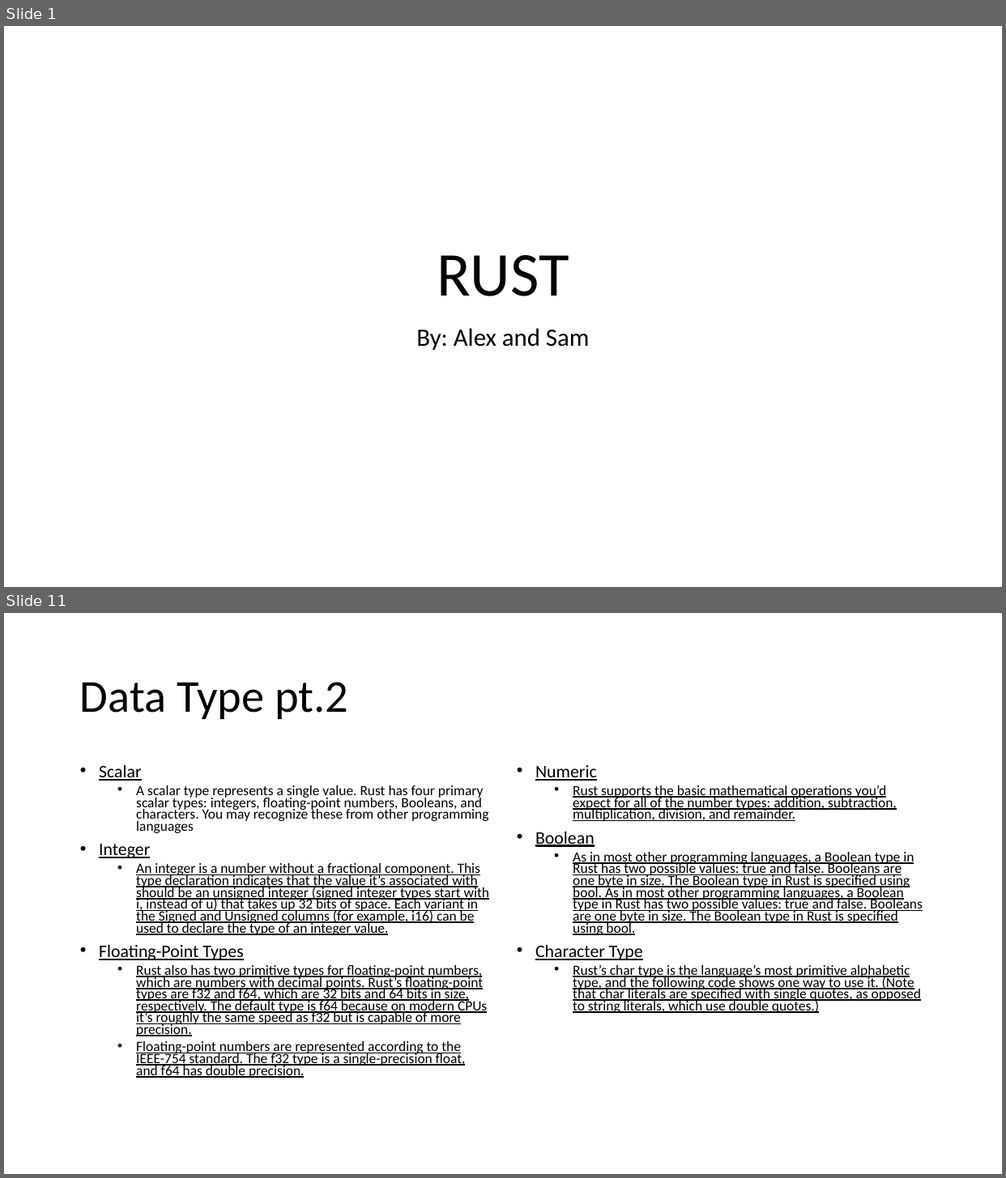
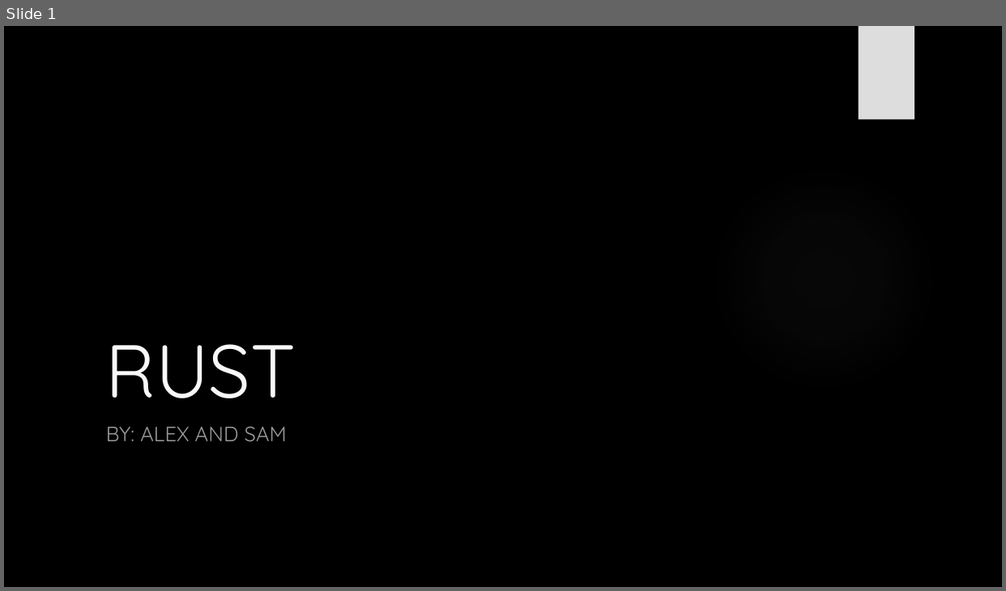
Before and after one commit to AlexbMitchelmore/WebDevRust, a slide deck: RUST.pptx. Shown one above the other, each under a label of ours: slides 1 and 11 before the commit, slide 1 after it; the slides between them are not shown. The pictures are 1006x1178 and 1006x591 pixels, drawn with LibreOffice and Linux fonts; fonts in the diff are those of the drawing; background and template pictures are left out. Boxes give left, top, right and bottom in pixels: in the first picture for what was removed or moved away, otherwise in the second. Text is boxed around its words. In the diff, an @@ line names an element or a change of style, - is before the commit and + after.

```diff
--- a/RUST.pptx
+++ b/RUST.pptx
@@ slide 11 removed at (4,613,1002,1174), background #FFFFFF @@
@@ title removed at (80,682,348,719) @@
-Data Type pt.2
@@ text removed at (99,765,489,1078) @@
-• Scalar
-  • A scalar type represents a single value. Rust has four primary scalar types: integers, floating-point numbers, Booleans, and characters. You may recognize these from other programming languages
-• Integer
-  • An integer is a number without a fractional component. This type declaration indicates that the value it’s associated with should be an unsigned integer (signed integer types start with i, instead of u) that takes up 32 bits of space. Each variant in the Signed and Unsigned columns (for example, i16) can be used to declare the type of an integer value.
-• Floating-Point Types
-  • Rust also has two primitive types for floating-point numbers, which are numbers with decimal points. Rust’s floating-point types are f32 and f64, which are 32 bits and 64 bits in size, respectively. The default type is f64 because on modern CPUs it’s roughly the same speed as f32 but is capable of more precision.
-  • Floating-point numbers are represented according to the IEEE-754 standard. The f32 type is a single-precision float, and f64 has double precision.
@@ text removed at (535,765,923,1013) @@
-• Numeric
-  • Rust supports the basic mathematical operations you’d expect for all of the number types: addition, subtraction, multiplication, division, and remainder.
-• Boolean
-  • As in most other programming languages, a Boolean type in Rust has two possible values: true and false. Booleans are one byte in size. The Boolean type in Rust is specified using bool. As in most other programming languages, a Boolean type in Rust has two possible values: true and false. Booleans are one byte in size. The Boolean type in Rust is specified using bool.
-• Character Type
-  • Rust’s char type is the language’s most primitive alphabetic type, and the following code shows one way to use it. (Note that char literals are specified with single quotes, as opposed to string literals, which use double quotes.)
@@ slide 1 changed as well @@
@@ background #FFFFFF to picture (left out) @@
@@ rectangle added at (859,26,914,120), fill #DDDDDD @@
@@ title "RUST": place and size @@
-title "RUST" at (437,255,569,297)
+title "RUST" at (106,344,296,399)
@@ title "RUST" at (106,344,296,399): size 60 to 72 pt, font Calibri to Quicksand, text colour #000000 to #F8F8F8; alignment centre to left; line spacing 0.9 to 1 @@
@@ ellipse added at (709,163,939,394), fill gradient #666666 @@
@@ subtitle at (106,427,287,442): text changed; size 24 to 20 pt; font Calibri to Quicksand; text colour #000000 to #999999 @@
-By: Alex and Sam
+BY: ALEX AND SAM
```
Also in this commit, not shown: 7 other slides changed, 16 slides added, 11 other slides removed, 1 other file.
